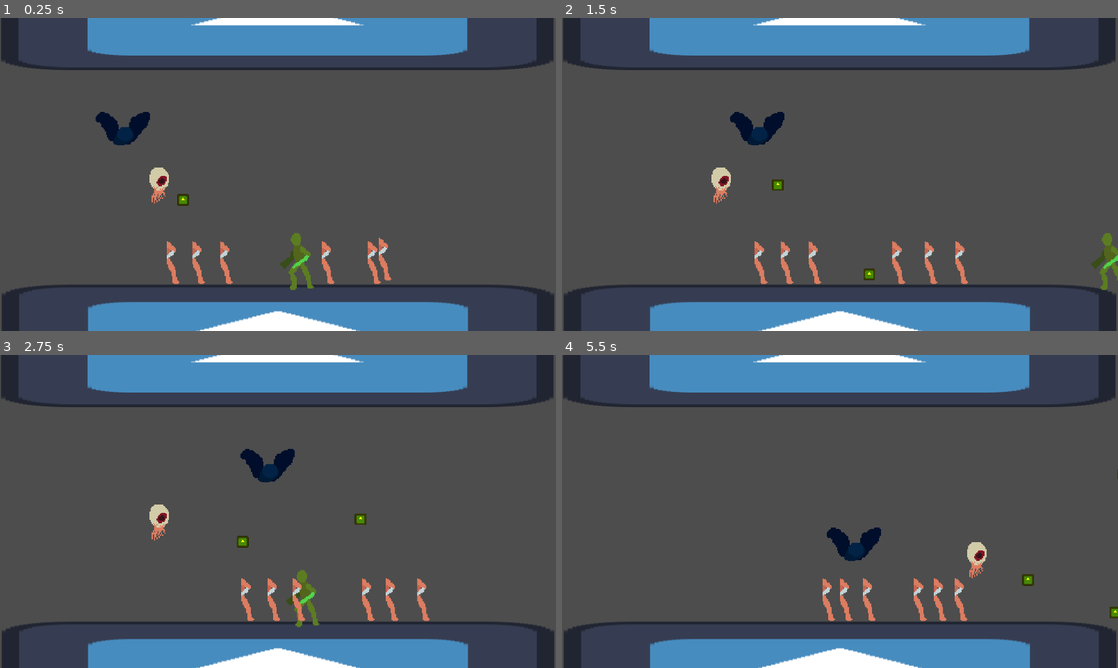
Above: before the commit, frames 1-4 (two rows, left to right).
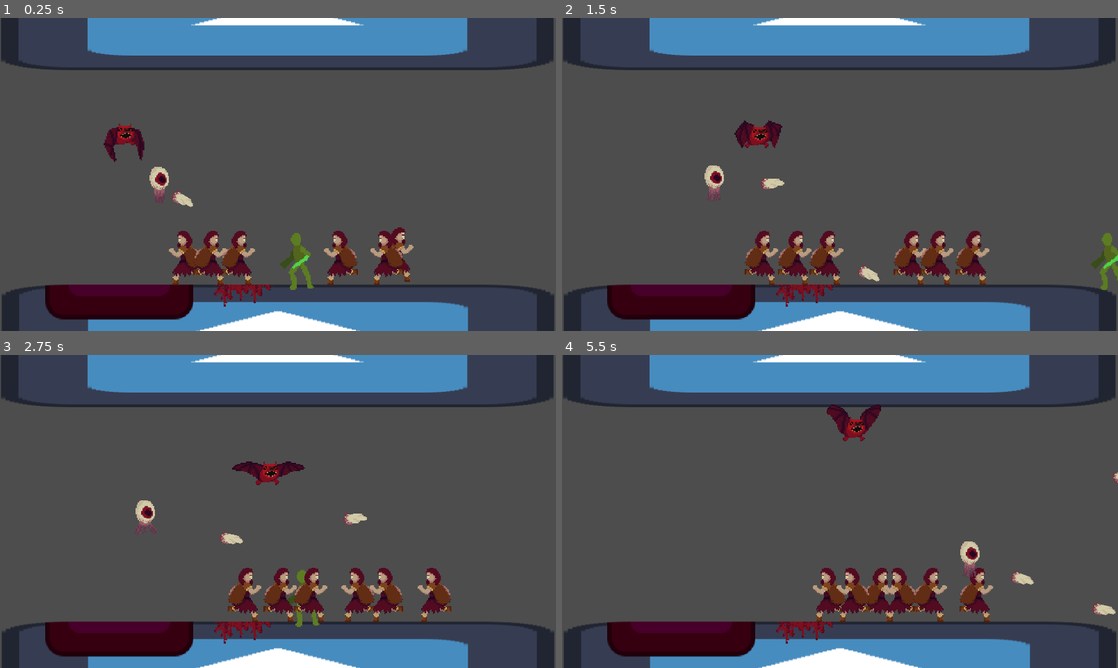
Above: after the commit, the same moments.

Repository: Neverknow247/project-demon-sword
Game: Godot game, scene res://enemies/enemy_test.tscn
Two runs of this game, one before a commit and one after it. Both use one fixed random seed, a clock stepped at 60 frames per second and the inputs below. This scene is started directly instead of the project's main scene. The engine's default icon, where the game draws it, is replaced by a stand-in: a white triangle on a blue panel in a dark square.
Inputs (mouse positions are in pixels of both pictures, inside the frame that each line leads up to):
- Up to frame 1 (0.25 s): no input
- Up to frame 2 (1.5 s): tap Enter (ui_accept) at 0.5, 0.77 s; move the mouse to (962, 158) at 0.52 s; hold Right (ui_right) 0.53-1.25 s; tap O at 0.6 s; click (962, 158) at 0.67 s; drag from (728, 190) to (840, 252) at 1.27 s
- Up to frame 3 (2.75 s): move the mouse to (333, 442) at 2.02 s; hold Left (ui_left) from 2.03 s (still down); tap Shift at 2.1 s
- Up to frame 4 (5.5 s): release Left (ui_left) at 2.75 s; drag from (812, 574) to (834, 470) at 2.77 s; move the mouse to (1006, 558) at 3.52 s; hold Right (ui_right) 3.53-4.25 s; tap O at 3.6 s; tap Enter (ui_accept) at 3.77 s; drag from (673, 464) to (895, 589) at 4.27 s; move the mouse to (867, 511) at 5.02 s; hold Right (ui_right) from 5.03 s (still down); tap Shift at 5.1 s; click (867, 511) at 5.17 s

The runs differ from the first frame. In frame 1, 7.6% of the frame differs, in the area x 8-75%, y 30-97%; in frame 2, 8.2%; in frame 3, 8.3%; in frame 4, 8.5%, in the area x 8-100%, y 15-97%.

Commit message:
enemy animations

Diff:
--- a/enemies/dead_cultist/dead_cultist.gd
+++ b/enemies/dead_cultist/dead_cultist.gd
@@ -48,8 +48,13 @@
 	else:
 		velocity.x = 0
 
+	updated_sprite_direction()
+
+func updated_sprite_direction() -> void:
 	if velocity.x > 0:
-		pass
+		$sprite.flip_h = false
+	elif velocity.x < 0:
+		$sprite.flip_h = true
 
 func process_attack(delta:float) -> void:
 	animation_player.play("attack")
@@ -96,6 +101,8 @@
 	else:
 		velocity.x = 0
 
+	updated_sprite_direction()
+
 func _on_idle_timer_timeout():
 	if state_process == process_idle:
 		idle_paused = not idle_paused
--- a/enemies/dead_cultist/dead_cultist.tscn
+++ b/enemies/dead_cultist/dead_cultist.tscn
@@ -1,7 +1,7 @@
-[gd_scene load_steps=13 format=3 uid="uid://d0hwat12i2kka"]
+[gd_scene load_steps=14 format=3 uid="uid://d0hwat12i2kka"]
 
 [ext_resource type="Script" path="res://enemies/dead_cultist/dead_cultist.gd" id="1_fycvj"]
-[ext_resource type="Texture2D" uid="uid://cu6jj82vhboum" path="res://player/player_placeholder.png" id="2_t0pjw"]
+[ext_resource type="Texture2D" uid="uid://csb8ya7so37jv" path="res://enemies/dead_cultist/cultist.png" id="2_tj06d"]
 [ext_resource type="PackedScene" uid="uid://cqtt8alj5aqm1" path="res://characters/hitbox.tscn" id="3_r8rsg"]
 [ext_resource type="PackedScene" uid="uid://olyv8q2cl8v7" path="res://characters/hurtbox.tscn" id="4_51765"]
 
@@ -9,7 +9,7 @@
 radius = 13.0
 
 [sub_resource type="RectangleShape2D" id="RectangleShape2D_fyql6"]
-size = Vector2(8, 2)
+size = Vector2(16, 2)
 
 [sub_resource type="RectangleShape2D" id="RectangleShape2D_uj0lm"]
 size = Vector2(30, 49)
@@ -39,6 +39,18 @@
 "transitions": PackedFloat32Array(1),
 "update": 0,
 "values": [Color(1, 1, 1, 1)]
+}
+tracks/2/type = "value"
+tracks/2/imported = false
+tracks/2/enabled = true
+tracks/2/path = NodePath("sprite:frame")
+tracks/2/interp = 1
+tracks/2/loop_wrap = true
+tracks/2/keys = {
+"times": PackedFloat32Array(0),
+"transitions": PackedFloat32Array(1),
+"update": 1,
+"values": [4]
 }
 
 [sub_resource type="Animation" id="Animation_3oc7f"]
@@ -83,25 +95,45 @@
 "values": [Color(1, 1, 1, 1)]
 }
 
+[sub_resource type="Animation" id="Animation_tylt6"]
+resource_name = "run"
+length = 0.500004
+loop_mode = 1
+step = 0.0416667
+tracks/0/type = "value"
+tracks/0/imported = false
+tracks/0/enabled = true
+tracks/0/path = NodePath("sprite:frame")
+tracks/0/interp = 1
+tracks/0/loop_wrap = true
+tracks/0/keys = {
+"times": PackedFloat32Array(0, 0.125, 0.25, 0.375),
+"transitions": PackedFloat32Array(1, 1, 1, 1),
+"update": 1,
+"values": [4, 5, 6, 5]
+}
+
 [sub_resource type="AnimationLibrary" id="AnimationLibrary_23u6s"]
 _data = {
 "RESET": SubResource("Animation_faexn"),
 "attack": SubResource("Animation_3oc7f"),
-"idle": SubResource("Animation_c6bl8")
+"idle": SubResource("Animation_c6bl8"),
+"run": SubResource("Animation_tylt6")
 }
 
 [sub_resource type="RectangleShape2D" id="RectangleShape2D_fgpfr"]
-size = Vector2(16, 49)
+size = Vector2(16, 46)
 
 [node name="dead_cultist" type="CharacterBody2D"]
 collision_layer = 8
 script = ExtResource("1_fycvj")
 
 [node name="sprite" type="Sprite2D" parent="."]
-position = Vector2(8.9407e-08, -30)
-texture = ExtResource("2_t0pjw")
-hframes = 2
-frame = 1
+position = Vector2(8.9407e-08, -24)
+texture = ExtResource("2_tj06d")
+hframes = 4
+vframes = 2
+frame = 4
 
 [node name="flip_helper" type="Node2D" parent="."]
 
@@ -114,10 +146,12 @@
 disabled = true
 
 [node name="collision_shape_2D" type="CollisionShape2D" parent="."]
-position = Vector2(0, -1)
+visible = false
+position = Vector2(-1, -1)
 shape = SubResource("RectangleShape2D_fyql6")
 
 [node name="ground_cast" type="RayCast2D" parent="."]
+visible = false
 position = Vector2(-8, -13)
 target_position = Vector2(0, 18)
 
@@ -126,6 +160,7 @@
 autostart = true
 
 [node name="boid_area" type="Area2D" parent="."]
+visible = false
 position = Vector2(0, -8)
 collision_layer = 0
 collision_mask = 8
@@ -143,7 +178,7 @@
 collision_layer = 16
 
 [node name="collision_shape_2D" type="CollisionShape2D" parent="hurt_box"]
-position = Vector2(-1, -24.5)
+position = Vector2(-1, -23)
 shape = SubResource("RectangleShape2D_fgpfr")
 
 [connection signal="timeout" from="idle_timer" to="." method="_on_idle_timer_timeout"]
--- a/enemies/demon_bat/demon_bat.gd
+++ b/enemies/demon_bat/demon_bat.gd
@@ -3,7 +3,7 @@
 class_name DemonBat
 
 @export var speed = 50.0
-@export var slam_speed = 100.0
+@export var slam_speed = 150.0
 @export var health := 2
 
 @onready var ceiling_cast = $ceiling_cast
@@ -62,7 +62,9 @@
 	if state_process == process_slam_attack:
 		state_process = process_slam_attack
 		$hitbox/collision_shape_2d.disabled = false
+		$animation_player.play("slam")
 	else:
+		$animation_player.play("flying")
 		$hitbox/collision_shape_2d.disabled = true
 
 
--- a/enemies/demon_bat/demon_bat.tscn
+++ b/enemies/demon_bat/demon_bat.tscn
@@ -6,25 +6,88 @@
 [ext_resource type="PackedScene" uid="uid://cqtt8alj5aqm1" path="res://characters/hitbox.tscn" id="4_7c13i"]
 
 [sub_resource type="CircleShape2D" id="CircleShape2D_jf3xv"]
-radius = 6.0
+radius = 15.0
 
 [sub_resource type="CircleShape2D" id="CircleShape2D_bj2yv"]
-radius = 6.0
+radius = 9.0
 
 [sub_resource type="CircleShape2D" id="CircleShape2D_uv37m"]
-radius = 6.0
+radius = 15.0333
+
+[sub_resource type="Animation" id="Animation_88wau"]
+length = 0.001
+tracks/0/type = "value"
+tracks/0/imported = false
+tracks/0/enabled = true
+tracks/0/path = NodePath("sprite_2d:frame")
+tracks/0/interp = 1
+tracks/0/loop_wrap = true
+tracks/0/keys = {
+"times": PackedFloat32Array(0),
+"transitions": PackedFloat32Array(1),
+"update": 1,
+"values": [0]
+}
+
+[sub_resource type="Animation" id="Animation_gub1u"]
+resource_name = "flying"
+length = 0.500004
+loop_mode = 1
+step = 0.0416667
+tracks/0/type = "value"
+tracks/0/imported = false
+tracks/0/enabled = true
+tracks/0/path = NodePath("sprite_2d:frame")
+tracks/0/interp = 1
+tracks/0/loop_wrap = true
+tracks/0/keys = {
+"times": PackedFloat32Array(0, 0.125, 0.25, 0.375),
+"transitions": PackedFloat32Array(1, 1, 1, 1),
+"update": 1,
+"values": [0, 1, 2, 3]
+}
+
+[sub_resource type="Animation" id="Animation_0x8m7"]
+resource_name = "slam"
+length = 0.166671
+loop_mode = 1
+step = 0.0416667
+tracks/0/type = "value"
+tracks/0/imported = false
+tracks/0/enabled = true
+tracks/0/path = NodePath("sprite_2d:frame")
+tracks/0/interp = 1
+tracks/0/loop_wrap = true
+tracks/0/keys = {
+"times": PackedFloat32Array(0, 0.0833333),
+"transitions": PackedFloat32Array(1, 1),
+"update": 1,
+"values": [5, 6]
+}
+
+[sub_resource type="AnimationLibrary" id="AnimationLibrary_a5b3p"]
+_data = {
+"RESET": SubResource("Animation_88wau"),
+"flying": SubResource("Animation_gub1u"),
+"slam": SubResource("Animation_0x8m7")
+}
 
 [node name="demon_bat" type="CharacterBody2D"]
+position = Vector2(-1, 0)
 collision_layer = 8
 script = ExtResource("1_gnsuf")
 
 [node name="sprite_2d" type="Sprite2D" parent="."]
 texture = ExtResource("3_ebxvj")
+hframes = 4
+vframes = 2
 
 [node name="collision_shape_2d" type="CollisionShape2D" parent="."]
+visible = false
 shape = SubResource("CircleShape2D_jf3xv")
 
 [node name="ceiling_cast" type="RayCast2D" parent="."]
+visible = false
 target_position = Vector2(0, -25)
 
 [node name="attack_cooldown" type="Timer" parent="."]
@@ -32,15 +95,24 @@
 one_shot = true
 
 [node name="hurtbox" parent="." instance=ExtResource("3_sbp0g")]
+visible = false
+position = Vector2(0, 7)
 
 [node name="collision_shape_2d" type="CollisionShape2D" parent="hurtbox"]
 shape = SubResource("CircleShape2D_bj2yv")
 
 [node name="hitbox" parent="." instance=ExtResource("4_7c13i")]
+visible = false
 
 [node name="collision_shape_2d" type="CollisionShape2D" parent="hitbox"]
 shape = SubResource("CircleShape2D_uv37m")
 disabled = true
 
+[node name="animation_player" type="AnimationPlayer" parent="."]
+libraries = {
+"": SubResource("AnimationLibrary_a5b3p")
+}
+autoplay = "flying"
+
 [connection signal="timeout" from="attack_cooldown" to="." method="_on_attack_cooldown_timeout"]
 [connection signal="hurt" from="hurtbox" to="." method="_on_hurtbox_hurt"]
--- a/enemies/enemy_projectile.gd
+++ b/enemies/enemy_projectile.gd
@@ -5,6 +5,7 @@
 var velocity = Vector2.ZERO
 
 func _physics_process(delta):
+	rotation = velocity.angle()
 	position += velocity * delta
 
 func _on_area_entered(hurtbox):
--- a/enemies/enemy_projectile.tscn
+++ b/enemies/enemy_projectile.tscn
@@ -1,7 +1,7 @@
 [gd_scene load_steps=3 format=3 uid="uid://clr7mre6yafhy"]
 
 [ext_resource type="Script" path="res://enemies/enemy_projectile.gd" id="1_881e0"]
-[ext_resource type="Texture2D" uid="uid://b00j486ve3rat" path="res://icon.svg" id="1_hyktp"]
+[ext_resource type="Texture2D" uid="uid://bcpkqoagkappg" path="res://enemies/eye/tooth.png" id="2_hjctm"]
 
 [node name="enemy_projectile" type="Area2D"]
 collision_layer = 0
@@ -9,15 +9,15 @@
 script = ExtResource("1_881e0")
 
 [node name="sprite_2d" type="Sprite2D" parent="."]
-modulate = Color(1, 0.979172, 0.0219074, 1)
-position = Vector2(-4.76837e-07, 3.57628e-07)
-scale = Vector2(0.078125, 0.078125)
-texture = ExtResource("1_hyktp")
+texture = ExtResource("2_hjctm")
 
 [node name="life_timer" type="Timer" parent="."]
 wait_time = 5.0
 one_shot = true
 autostart = true
 
+[node name="collision_polygon_2d" type="CollisionPolygon2D" parent="."]
+polygon = PackedVector2Array(10, 0, 5, -4, -8, -4, -10, 1, -7, 5, 2, 4, 4, 2)
+
 [connection signal="area_entered" from="." to="." method="_on_area_entered"]
 [connection signal="timeout" from="life_timer" to="." method="_on_life_timer_timeout"]
--- a/enemies/enemy_test.tscn
+++ b/enemies/enemy_test.tscn
@@ -1,9 +1,10 @@
-[gd_scene load_steps=10 format=3 uid="uid://cu8gil0c7qq0d"]
+[gd_scene load_steps=11 format=3 uid="uid://cu8gil0c7qq0d"]
 
 [ext_resource type="Script" path="res://enemies/enemy_test.gd" id="1_d3hmx"]
 [ext_resource type="PackedScene" uid="uid://d0hwat12i2kka" path="res://enemies/dead_cultist/dead_cultist.tscn" id="1_e5lfd"]
 [ext_resource type="Texture2D" uid="uid://b00j486ve3rat" path="res://icon.svg" id="2_3suxo"]
 [ext_resource type="PackedScene" uid="uid://cggljalm4l6cb" path="res://enemies/demon_bat/demon_bat.tscn" id="2_yfuty"]
+[ext_resource type="Texture2D" uid="uid://dn1w6yvnh66i0" path="res://particles/blood_splatter.png" id="3_bjalf"]
 [ext_resource type="Texture2D" uid="uid://cu6jj82vhboum" path="res://player/player_placeholder.png" id="5_egckm"]
 [ext_resource type="Script" path="res://enemies/player_place_holder.gd" id="5_yjmav"]
 [ext_resource type="PackedScene" uid="uid://b0h1xp4g8bkig" path="res://enemies/eye/eye.tscn" id="7_7d77d"]
@@ -28,9 +29,31 @@
 shape = SubResource("RectangleShape2D_sdds0")
 
 [node name="Sprite2D" type="Sprite2D" parent="static_body_2d"]
+clip_children = 2
 position = Vector2(237, 39)
 scale = Vector2(3.72656, 0.625)
 texture = ExtResource("2_3suxo")
+
+[node name="sprite_2d_3" type="Sprite2D" parent="static_body_2d/Sprite2D"]
+modulate = Color(1, 0, 0.214379, 1)
+position = Vector2(-36.7631, -118.4)
+scale = Vector2(0.268344, 1.6)
+texture = ExtResource("2_3suxo")
+
+[node name="blood_splatter" type="Sprite2D" parent="static_body_2d/Sprite2D"]
+position = Vector2(-11.0021, -44.8)
+scale = Vector2(0.268344, 1.6)
+texture = ExtResource("3_bjalf")
+
+[node name="blood_splatter2" type="Sprite2D" parent="static_body_2d/Sprite2D"]
+position = Vector2(-7.24529, -52.8)
+scale = Vector2(0.268344, 1.6)
+texture = ExtResource("3_bjalf")
+
+[node name="blood_splatter3" type="Sprite2D" parent="static_body_2d/Sprite2D"]
+position = Vector2(-4.02516, -49.6)
+scale = Vector2(0.268344, 1.6)
+texture = ExtResource("3_bjalf")
 
 [node name="Sprite2D2" type="Sprite2D" parent="static_body_2d"]
 position = Vector2(236.5, -226)
@@ -84,3 +107,5 @@
 
 [node name="eye" parent="." instance=ExtResource("7_7d77d")]
 position = Vector2(135, -86)
+in_wall_speed = 50.0
+follow_speed = 5.0
--- a/enemies/eye/eye.gd
+++ b/enemies/eye/eye.gd
@@ -11,7 +11,8 @@
 @export var shots_before_teleport := 1
 @export var shot_cooldown_time := 1.0
 @export var bullet_speed := 100.0
-@export var speed := 50.0
+@export var in_wall_speed := 50.0
+@export var follow_speed := 50.0
 
 @export var health := 1
 
@@ -26,13 +27,16 @@
 
 func process_attack(delta) -> void:
 	if get_overlapping_bodies().size() > 0:
-		position += (attack_target.position - position).normalized() * speed * delta
-	elif shot_cooldown.is_stopped():
-		if shots_fired < shots_before_teleport:
-			shoot()
-		else:
-			set_state(process_teleport)
-		#shoot()
+		position += (attack_target.position - position).normalized() * in_wall_speed * delta
+	else:
+		position -= (attack_target.position - position).normalized() * follow_speed * delta
+		if shot_cooldown.is_stopped():
+			if shots_fired < shots_before_teleport:
+				shoot()
+			else:
+				set_state(process_teleport)
+			#shoot()
+
 
 func process_teleport(delta) -> void:
 	pass
@@ -52,11 +56,13 @@
 	state_process = value
 	if state_process == process_attack:
 		shots_fired = 0
+		animation_player.play("idle")
 		#shoot()
 	elif state_process == process_teleport:
 		animation_player.play("teleport")
 	else:
 		shot_cooldown.stop()
+		animation_player.play("idle")
 
 
 func _on_shot_cooldown_timeout():
--- a/enemies/eye/eye.tscn
+++ b/enemies/eye/eye.tscn
@@ -1,15 +1,61 @@
-[gd_scene load_steps=9 format=3 uid="uid://b0h1xp4g8bkig"]
+[gd_scene load_steps=10 format=3 uid="uid://b0h1xp4g8bkig"]
 
 [ext_resource type="Script" path="res://enemies/eye/eye.gd" id="1_7xeej"]
 [ext_resource type="Texture2D" uid="uid://c27wx8i4evymj" path="res://enemies/eye/eye.png" id="2_i68rf"]
 [ext_resource type="PackedScene" uid="uid://olyv8q2cl8v7" path="res://characters/hurtbox.tscn" id="3_1kdw8"]
 
-[sub_resource type="Animation" id="Animation_nffvx"]
-resource_name = "teleport"
+[sub_resource type="Animation" id="Animation_vflco"]
+length = 0.001
 tracks/0/type = "value"
 tracks/0/imported = false
 tracks/0/enabled = true
-tracks/0/path = NodePath("sprite_2d2:scale")
+tracks/0/path = NodePath("sprite_2d:scale")
+tracks/0/interp = 1
+tracks/0/loop_wrap = true
+tracks/0/keys = {
+"times": PackedFloat32Array(0),
+"transitions": PackedFloat32Array(1),
+"update": 0,
+"values": [Vector2(1, 1)]
+}
+tracks/1/type = "value"
+tracks/1/imported = false
+tracks/1/enabled = true
+tracks/1/path = NodePath("sprite_2d:frame")
+tracks/1/interp = 1
+tracks/1/loop_wrap = true
+tracks/1/keys = {
+"times": PackedFloat32Array(0),
+"transitions": PackedFloat32Array(1),
+"update": 1,
+"values": [0]
+}
+
+[sub_resource type="Animation" id="Animation_b2x0r"]
+resource_name = "idle"
+length = 1.91667
+loop_mode = 1
+step = 0.0416667
+tracks/0/type = "value"
+tracks/0/imported = false
+tracks/0/enabled = true
+tracks/0/path = NodePath("sprite_2d:frame")
+tracks/0/interp = 1
+tracks/0/loop_wrap = true
+tracks/0/keys = {
+"times": PackedFloat32Array(0, 0.125, 0.25, 0.375, 0.5, 0.625, 0.75, 0.875, 1, 1.125, 1.25, 1.45833, 1.58333, 1.70833, 1.83333),
+"transitions": PackedFloat32Array(1, 1, 1, 1, 1, 1, 1, 1, 1, 1, 1, 1, 1, 1, 1),
+"update": 1,
+"values": [0, 3, 4, 3, 0, 5, 6, 5, 0, 3, 4, 3, 1, 2, 1]
+}
+
+[sub_resource type="Animation" id="Animation_nffvx"]
+resource_name = "teleport"
+step = 0.0416667
+tracks/0/type = "value"
+tracks/0/imported = false
+tracks/0/enabled = false
+tracks/0/path = NodePath("sprite_2d:scale")
 tracks/0/interp = 1
 tracks/0/loop_wrap = true
 tracks/0/keys = {
@@ -25,32 +71,30 @@
 tracks/1/interp = 1
 tracks/1/loop_wrap = true
 tracks/1/keys = {
-"times": PackedFloat32Array(0.4),
+"times": PackedFloat32Array(0.458333),
 "transitions": PackedFloat32Array(1),
 "values": [{
 "args": [],
 "method": &"teleport"
 }]
 }
-
-[sub_resource type="Animation" id="Animation_vflco"]
-length = 0.001
-tracks/0/type = "value"
-tracks/0/imported = false
-tracks/0/enabled = true
-tracks/0/path = NodePath("sprite_2d2:scale")
-tracks/0/interp = 1
-tracks/0/loop_wrap = true
-tracks/0/keys = {
-"times": PackedFloat32Array(0),
-"transitions": PackedFloat32Array(1),
-"update": 0,
-"values": [Vector2(1, 1)]
+tracks/2/type = "value"
+tracks/2/imported = false
+tracks/2/enabled = true
+tracks/2/path = NodePath("sprite_2d:frame")
+tracks/2/interp = 1
+tracks/2/loop_wrap = true
+tracks/2/keys = {
+"times": PackedFloat32Array(0, 0.125, 0.208333, 0.291667, 0.333333, 0.375, 0.416667, 0.458333, 0.541667, 0.583333, 0.625, 0.666667, 0.75, 0.833333, 0.958333),
+"transitions": PackedFloat32Array(1, 1, 1, 1, 1, 1, 1, 1, 1, 1, 1, 1, 1, 1, 1),
+"update": 1,
+"values": [0, 7, 8, 9, 10, 11, 12, 13, 12, 11, 10, 9, 8, 7, 0]
 }
 
 [sub_resource type="AnimationLibrary" id="AnimationLibrary_loy20"]
 _data = {
 "RESET": SubResource("Animation_vflco"),
+"idle": SubResource("Animation_b2x0r"),
 "teleport": SubResource("Animation_nffvx")
 }
 
@@ -64,9 +108,12 @@
 collision_layer = 0
 script = ExtResource("1_7xeej")
 shots_before_teleport = 3
+in_wall_speed = 100.0
 
-[node name="sprite_2d2" type="Sprite2D" parent="."]
+[node name="sprite_2d" type="Sprite2D" parent="."]
 texture = ExtResource("2_i68rf")
+hframes = 7
+vframes = 2
 
 [node name="shot_cooldown" type="Timer" parent="."]
 one_shot = true
@@ -75,11 +122,14 @@
 libraries = {
 "": SubResource("AnimationLibrary_loy20")
 }
+autoplay = "idle"
 
 [node name="collision_shape_2d" type="CollisionShape2D" parent="."]
+visible = false
 shape = SubResource("CircleShape2D_tqf60")
 
 [node name="hurtbox" parent="." instance=ExtResource("3_1kdw8")]
+visible = false
 collision_layer = 16
 
 [node name="collision_shape_2d" type="CollisionShape2D" parent="hurtbox"]
--- /dev/null
+++ b/particles/blood_spray.gd
@@ -0,0 +1,15 @@
+extends Sprite2D
+
+
+# Called when the node enters the scene tree for the first time.
+func _ready():
+	pass # Replace with function body.
+
+
+# Called every frame. 'delta' is the elapsed time since the previous frame.
+func _process(delta):
+	pass
+
+
+func _on_animation_player_animation_finished(anim_name):
+	queue_free()
--- /dev/null
+++ b/particles/blood_spray.tscn
@@ -0,0 +1,78 @@
+[gd_scene load_steps=6 format=3 uid="uid://cbsgshmy7qqs6"]
+
+[ext_resource type="Texture2D" uid="uid://diev0kbhjbnkk" path="res://particles/blood_spray.png" id="1_y1scd"]
+[ext_resource type="Script" path="res://particles/blood_spray.gd" id="2_ctk71"]
+
+[sub_resource type="Animation" id="Animation_ol5tl"]
+length = 0.001
+tracks/0/type = "value"
+tracks/0/imported = false
+tracks/0/enabled = true
+tracks/0/path = NodePath(".:frame")
+tracks/0/interp = 1
+tracks/0/loop_wrap = true
+tracks/0/keys = {
+"times": PackedFloat32Array(0),
+"transitions": PackedFloat32Array(1),
+"update": 1,
+"values": [0]
+}
+tracks/1/type = "value"
+tracks/1/imported = false
+tracks/1/enabled = true
+tracks/1/path = NodePath(".:visible")
+tracks/1/interp = 1
+tracks/1/loop_wrap = true
+tracks/1/keys = {
+"times": PackedFloat32Array(0),
+"transitions": PackedFloat32Array(1),
+"update": 1,
+"values": [true]
+}
+
+[sub_resource type="Animation" id="Animation_cvq4w"]
+resource_name = "default"
+length = 0.333338
+step = 0.0416667
+tracks/0/type = "value"
+tracks/0/imported = false
+tracks/0/enabled = true
+tracks/0/path = NodePath(".:frame")
+tracks/0/interp = 1
+tracks/0/loop_wrap = true
+tracks/0/keys = {
+"times": PackedFloat32Array(0, 0.0833333, 0.166667, 0.25),
+"transitions": PackedFloat32Array(1, 1, 1, 1),
+"update": 1,
+"values": [0, 1, 2, 3]
+}
+tracks/1/type = "value"
+tracks/1/imported = false
+tracks/1/enabled = true
+tracks/1/path = NodePath(".:visible")
+tracks/1/interp = 1
+tracks/1/loop_wrap = true
+tracks/1/keys = {
+"times": PackedFloat32Array(0, 0.333333),
+"transitions": PackedFloat32Array(1, 1),
+"update": 1,
+"values": [true, false]
+}
+
+[sub_resource type="AnimationLibrary" id="AnimationLibrary_kklly"]
+_data = {
+"RESET": SubResource("Animation_ol5tl"),
+"default": SubResource("Animation_cvq4w")
+}
+
+[node name="blood_spray" type="Sprite2D"]
+texture = ExtResource("1_y1scd")
+hframes = 4
+script = ExtResource("2_ctk71")
+
+[node name="animation_player" type="AnimationPlayer" parent="."]
+libraries = {
+"": SubResource("AnimationLibrary_kklly")
+}
+
+[connection signal="animation_finished" from="animation_player" to="." method="_on_animation_player_animation_finished"]
Binary file added: enemies/dead_cultist/cultist.png
Not shown, added: enemies/dead_cultist/cultist.png.import
Binary file changed: enemies/demon_bat/demon_bat.png
Not shown: 1 places in enemies/demon_bat/demon_bat.tscn that only renumber resources
Binary file changed: enemies/eye/eye.png
Binary file added: enemies/eye/tooth.png
Not shown, added: enemies/eye/tooth.png.import
Binary file added: particles/blood_splatter.png
Not shown, added: particles/blood_splatter.png.import
Binary file added: particles/blood_spray.png
Not shown, added: particles/blood_spray.png.import
